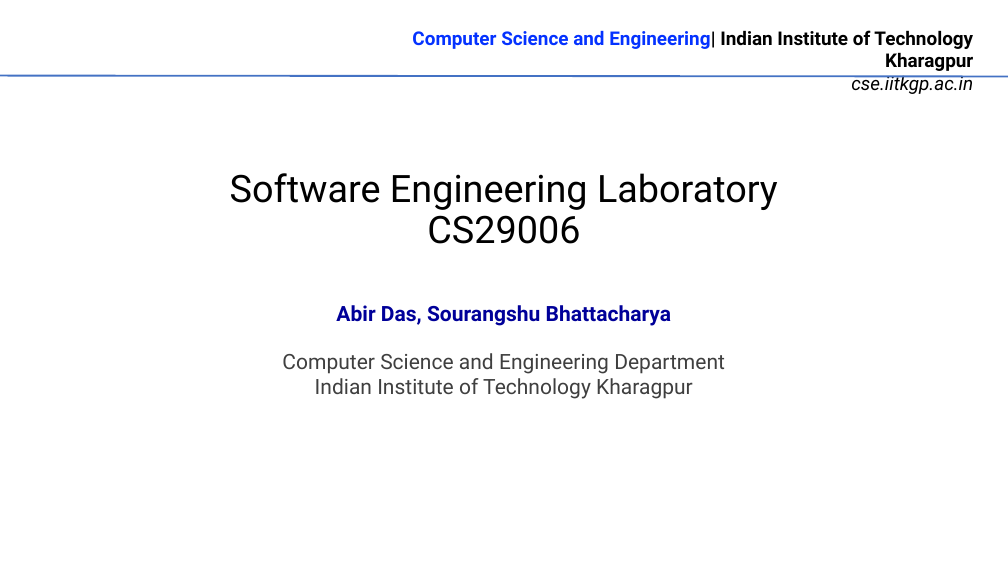
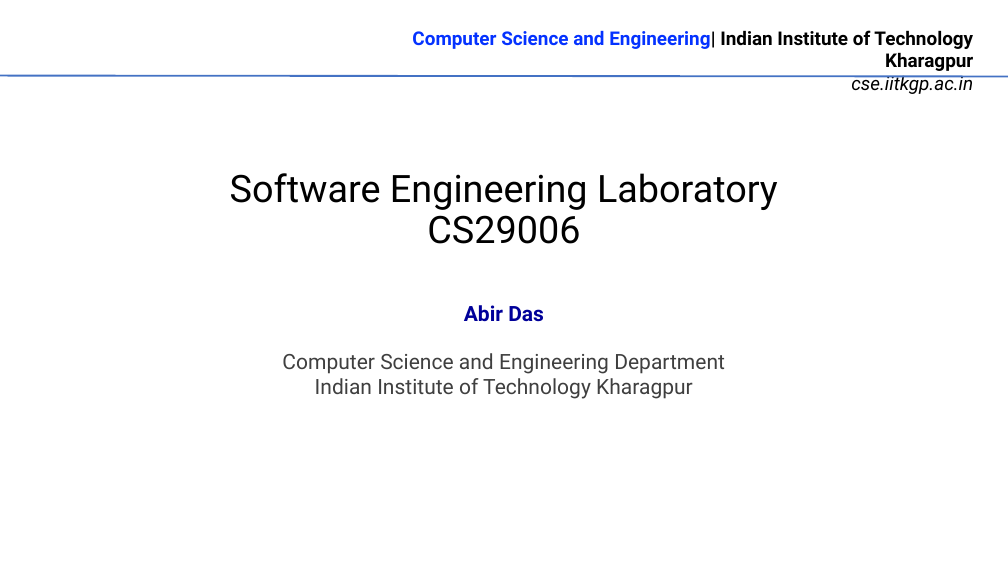
Before and after one commit to rrohit2901/CS29006_SW_Lab_Spr2021, a slide deck: slide 1 of 01_Introduction.pptx. Drawn at 1008x567 pixels with LibreOffice and Linux fonts; fonts in the diff are those of the drawing; background and template pictures are left out. Boxes give left, top, right and bottom in pixels: in the first picture for what was removed or moved away, otherwise in the second. Text is boxed around its words. In the diff, an @@ line names an element or a change of style, - is before the commit and + after.

```diff
--- a/01_Introduction.pptx
+++ b/01_Introduction.pptx
@@ subtitle at (x1=464, y1=305, x2=544, y2=322): text changed @@
-Abir Das, Sourangshu Bhattacharya
+Abir Das
```
Also in this commit, not shown: 16 other slides changed, 15 slides added.
